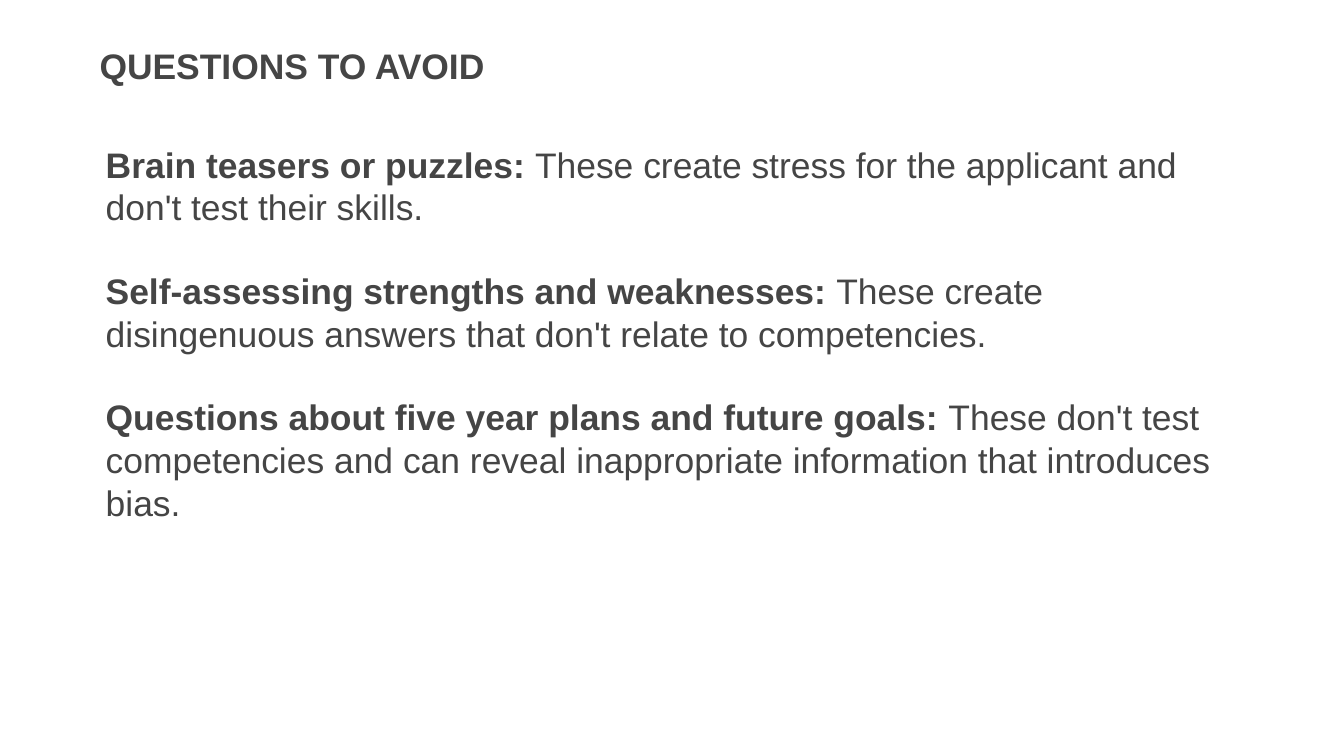
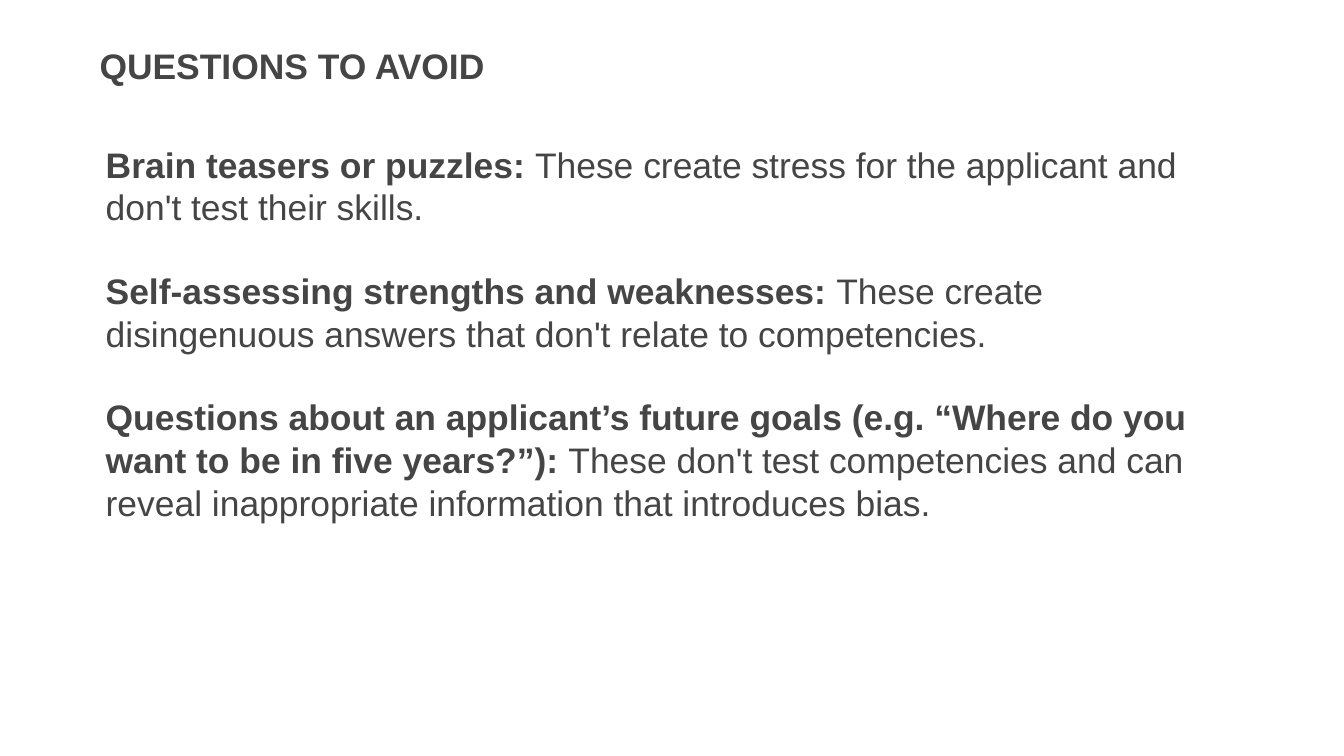
Before and after one commit to usds/SME-QA-Website, a slide deck: slide 47 of toolkit/job-analysis/job-analysis-presentation.pptx (slide 46 before the commit). Drawn at 1344x756 pixels with LibreOffice and Linux fonts; fonts in the diff are those of the drawing. Boxes give left, top, right and bottom in pixels: in the first picture for what was removed or moved away, otherwise in the second. Text is boxed around its words. In the diff, an @@ line names an element or a change of style, - is before the commit and + after.

```diff
--- a/toolkit/job-analysis/job-analysis-presentation.pptx
+++ b/toolkit/job-analysis/job-analysis-presentation.pptx
@@ text at [106, 404, 1186, 523]: text changed @@
-Questions about five year plans and future goals: These don't test competencies and can reveal inappropriate information that introduces bias.
+Questions about an applicant’s future goals (e.g. “Where do you want to be in five years?”): These don't test competencies and can reveal inappropriate information that introduces bias.
```
Also in this commit, not shown: 2 other slides changed, 1 slide added.
